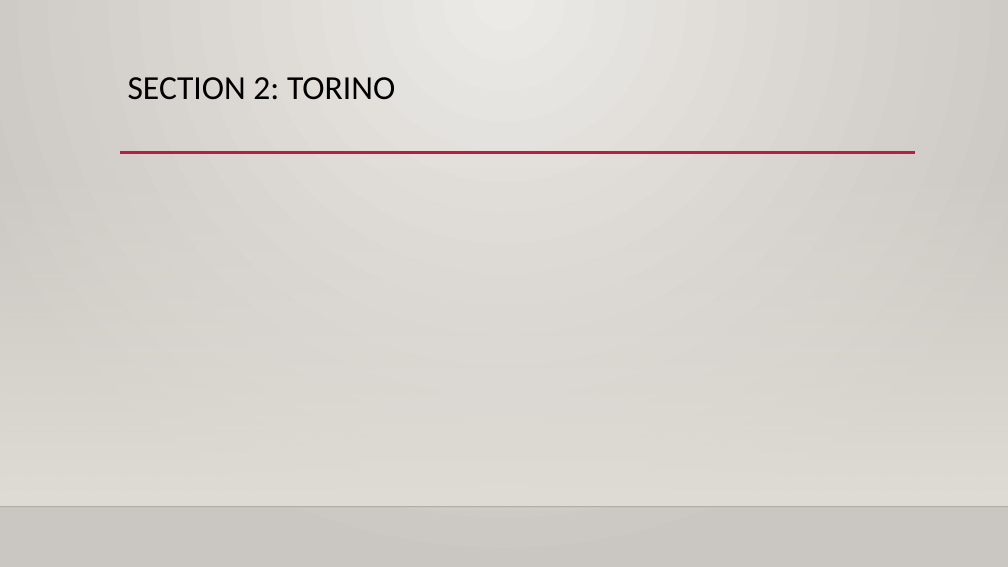
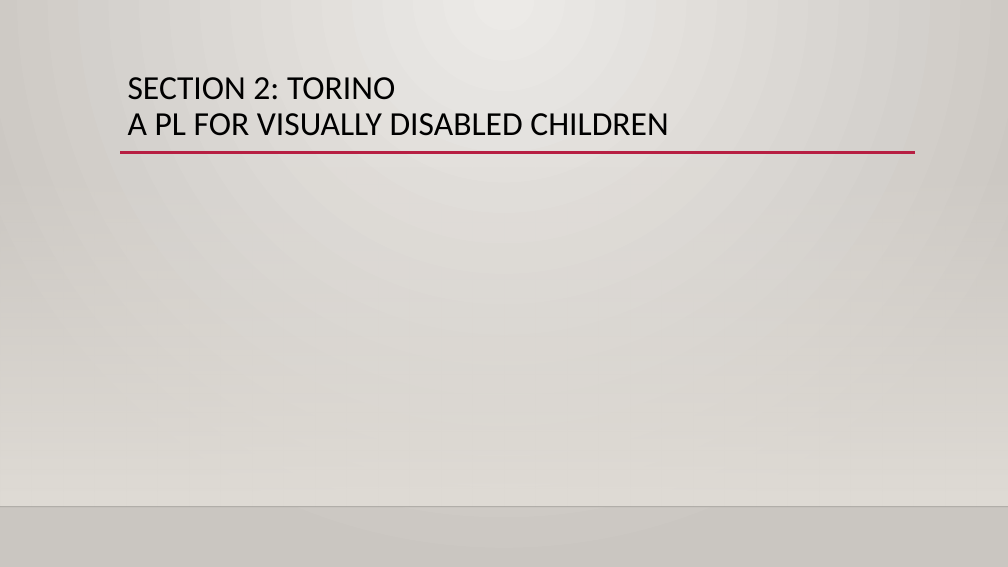
Before and after one commit to rbohrer/pl-course, a slide deck: slide 6 of hcpl/tfpie24.pptx. Drawn at 1008x567 pixels with LibreOffice and Linux fonts; fonts in the diff are those of the drawing; background and template pictures are left out. Boxes give left, top, right and bottom in pixels: in the first picture for what was removed or moved away, otherwise in the second. Text is boxed around its words. In the diff, an @@ line names an element or a change of style, - is before the commit and + after.

```diff
--- a/hcpl/tfpie24.pptx
+++ b/hcpl/tfpie24.pptx
@@ title at box(128, 77, 668, 136): text changed @@
-SECTION 2: TORINO
+SECTION 2: TORINO
+A PL FOR VISUALLY DISABLED CHILDREN
```
Also in this commit, not shown: 5 other slides changed, 2 slides added, 1 slide removed.
